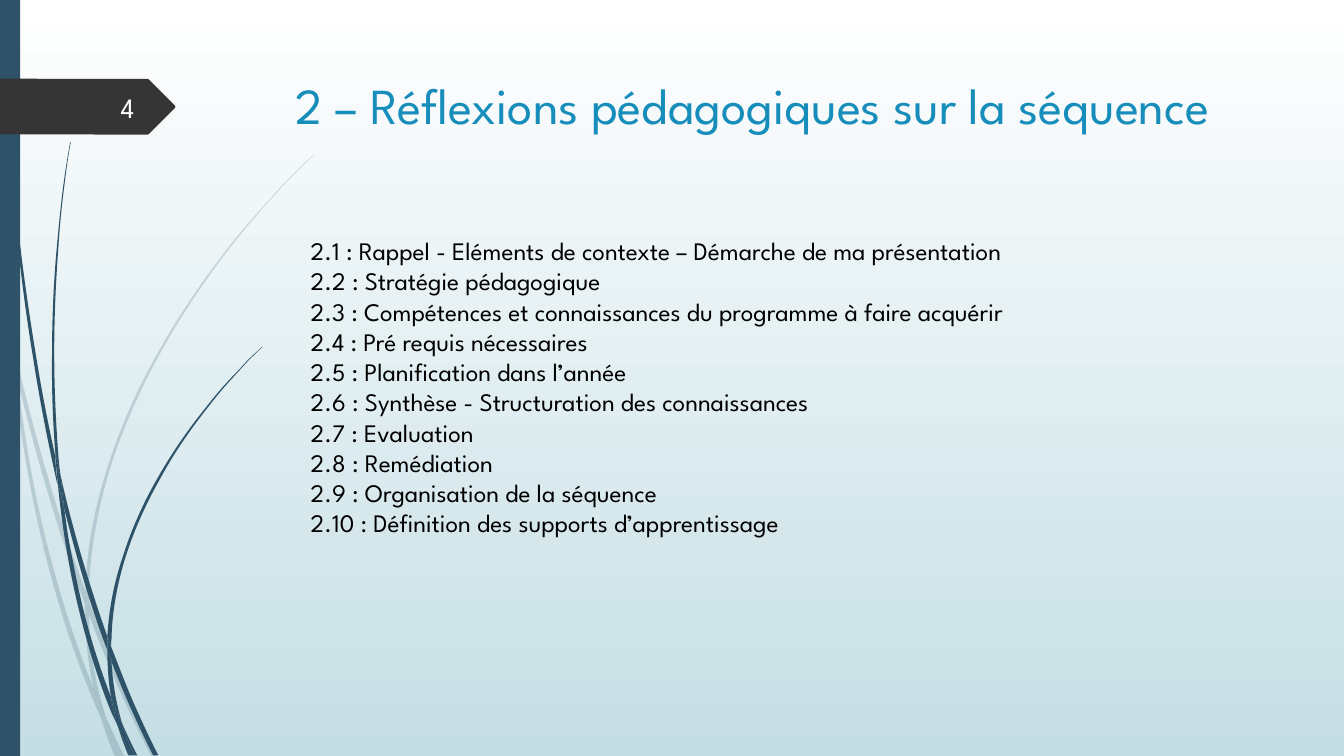
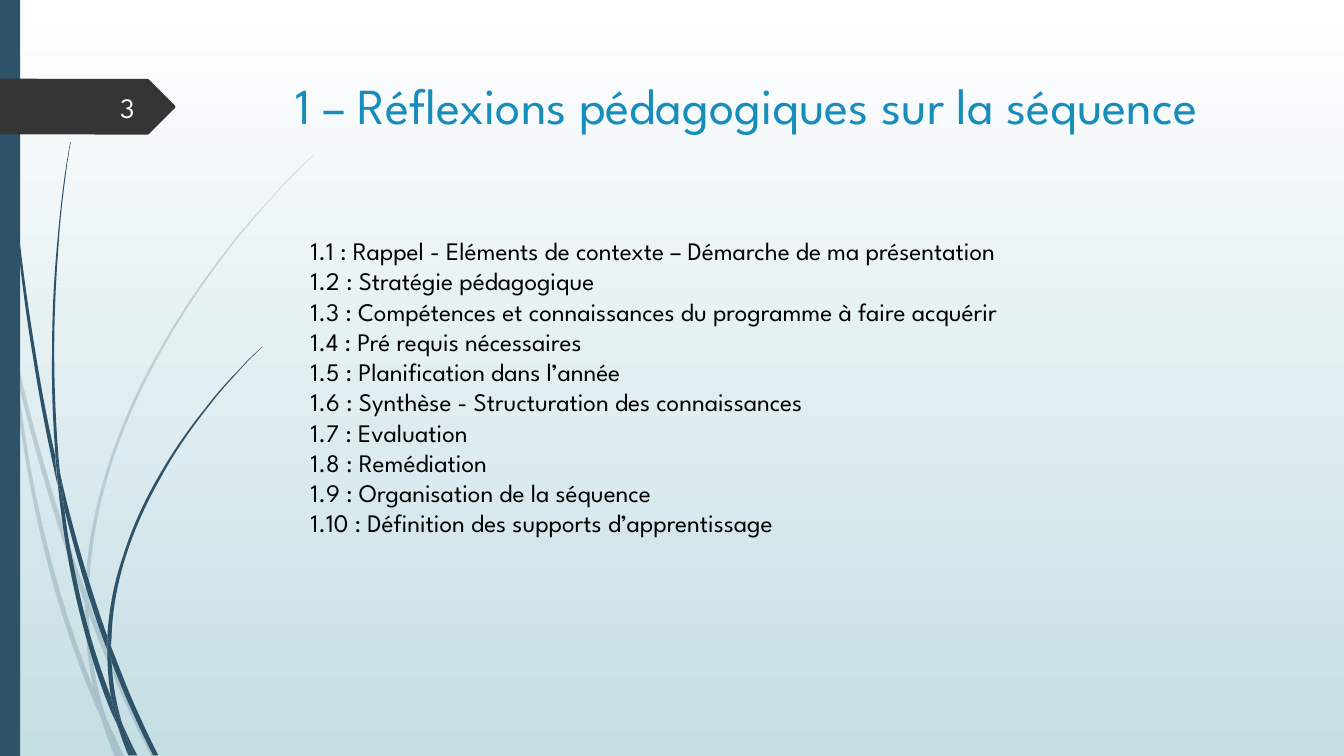
Before and after one commit to SdeuxiModeles/Modeles, a slide deck: slide 3 of NGEN.pptx (slide 4 before the commit). Drawn at 1344x756 pixels with LibreOffice and Linux fonts; fonts in the diff are those of the drawing. Boxes give left, top, right and bottom in pixels: in the first picture for what was removed or moved away, otherwise in the second. Text is boxed around its words. In the diff, an @@ line names an element or a change of style, - is before the commit and + after.

```diff
--- a/NGEN.pptx
+++ b/NGEN.pptx
@@ title at (x1=296, y1=88, x2=1198, y2=135): text changed @@
-2 – Réflexions pédagogiques sur la séquence
+1 – Réflexions pédagogiques sur la séquence
@@ page number at (x1=120, y1=99, x2=134, y2=119): text changed @@
-4
+3
@@ text at (x1=311, y1=242, x2=997, y2=538): text changed @@
-2.1 : Rappel - Eléments de contexte – Démarche de ma présentation
-2.2 : Stratégie pédagogique
-2.3 : Compétences et connaissances du programme à faire acquérir
-2.4 : Pré requis nécessaires
-2.5 : Planification dans l’année
-2.6 : Synthèse - Structuration des connaissances
-2.7 : Evaluation
-2.8 : Remédiation
-2.9 : Organisation de la séquence
-2.10 : Définition des supports d’apprentissage
+1.1 : Rappel - Eléments de contexte – Démarche de ma présentation
+1.2 : Stratégie pédagogique
+1.3 : Compétences et connaissances du programme à faire acquérir
+1.4 : Pré requis nécessaires
+1.5 : Planification dans l’année
+1.6 : Synthèse - Structuration des connaissances
+1.7 : Evaluation
+1.8 : Remédiation
+1.9 : Organisation de la séquence
+1.10 : Définition des supports d’apprentissage
```
Also in this commit, not shown: 15 other slides changed, 1 other file.
